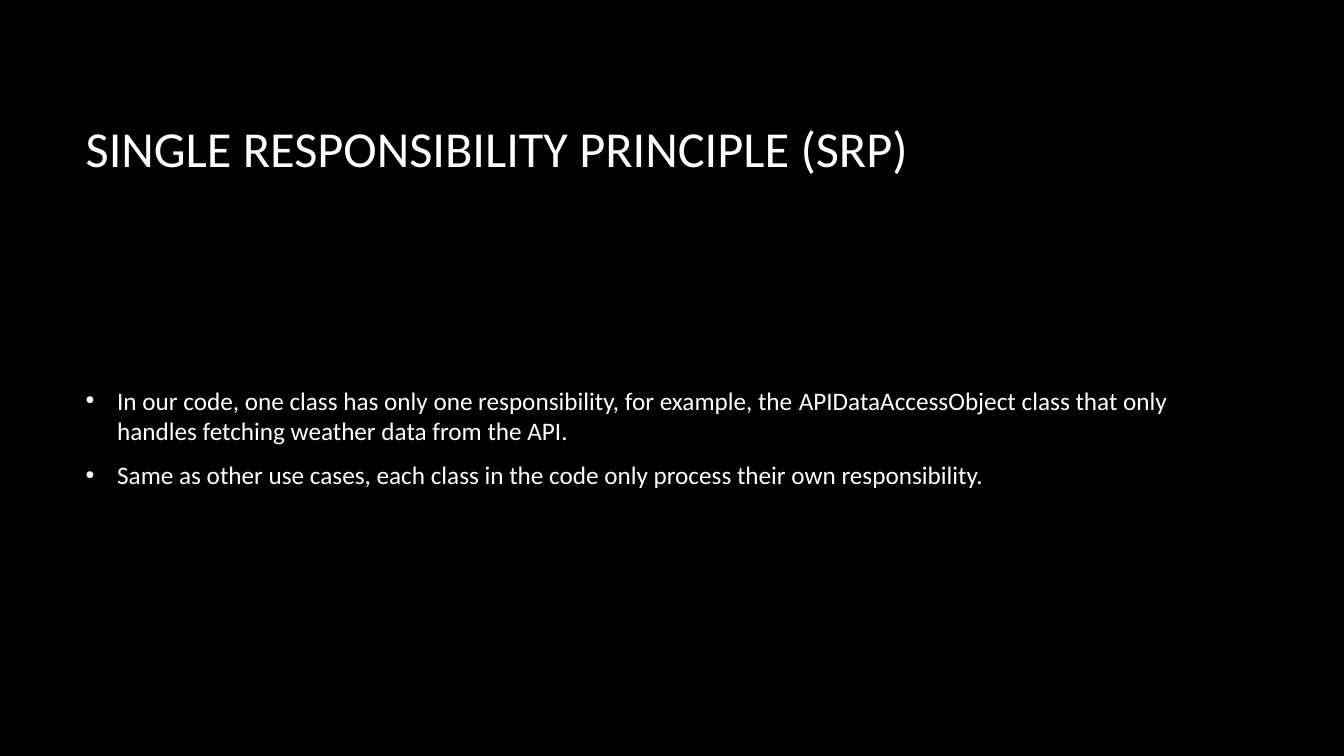
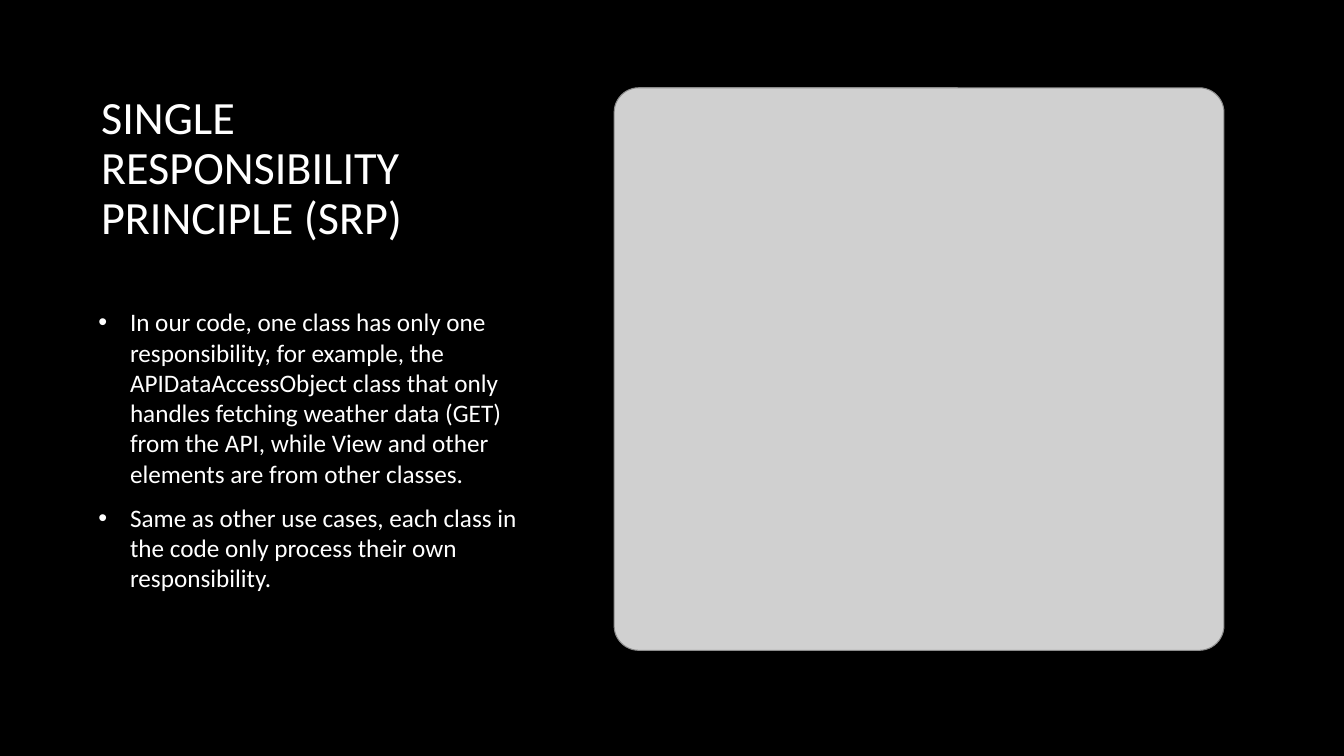
Before and after one commit to RuaGulu/CSC207-G24-Project, a slide deck: slide 8 of Presentation/CSC207 Final Project Presentation Team24.pptx. Drawn at 1344x756 pixels with LibreOffice and Linux fonts; fonts in the diff are those of the drawing; grey boxes stand for pictures; background and template pictures are left out. Boxes give left, top, right and bottom in pixels: in the first picture for what was removed or moved away, otherwise in the second. Text is boxed around its words. In the diff, an @@ line names an element or a change of style, - is before the commit and + after.

Commit message:
Updated Final Presentation, completed Specification and SOLID sections, added some design elements, starting up Clean Architecture section.

```diff
--- a/Presentation/CSC207 Final Project Presentation Team24.pptx
+++ b/Presentation/CSC207 Final Project Presentation Team24.pptx
@@ title "SINGLE RESPONSIBILITY PRINCIPLE (SRP)": place and size @@
-title "SINGLE RESPONSIBILITY PRINCIPLE (SRP)" at bbox=[86, 130, 908, 174]
+title "SINGLE RESPONSIBILITY PRINCIPLE (SRP)" at bbox=[101, 104, 402, 241]
@@ title "SINGLE RESPONSIBILITY PRINCIPLE (SRP)" at bbox=[101, 104, 402, 241]: size 36 to 33 pt; line spacing 1 to 0.9 @@
@@ picture added at bbox=[614, 88, 1224, 650] @@
@@ text "In our code, one class ...": place and size @@
-text "In our code, one class ..." at bbox=[117, 392, 1167, 488]
+text "In our code, one class ..." at bbox=[130, 313, 516, 591]
@@ text at bbox=[130, 313, 501, 484]: text changed @@
-• In our code, one class has only one responsibility, for example, the APIDataAccessObject class that only handles fetching weather data from the API.
+• In our code, one class has only one responsibility, for example, the APIDataAccessObject class that only handles fetching weather data (GET) from the API, while View and other elements are from other classes.
```
Also in this commit, not shown: 5 other slides changed, 1 slide added, 1 slide removed.
